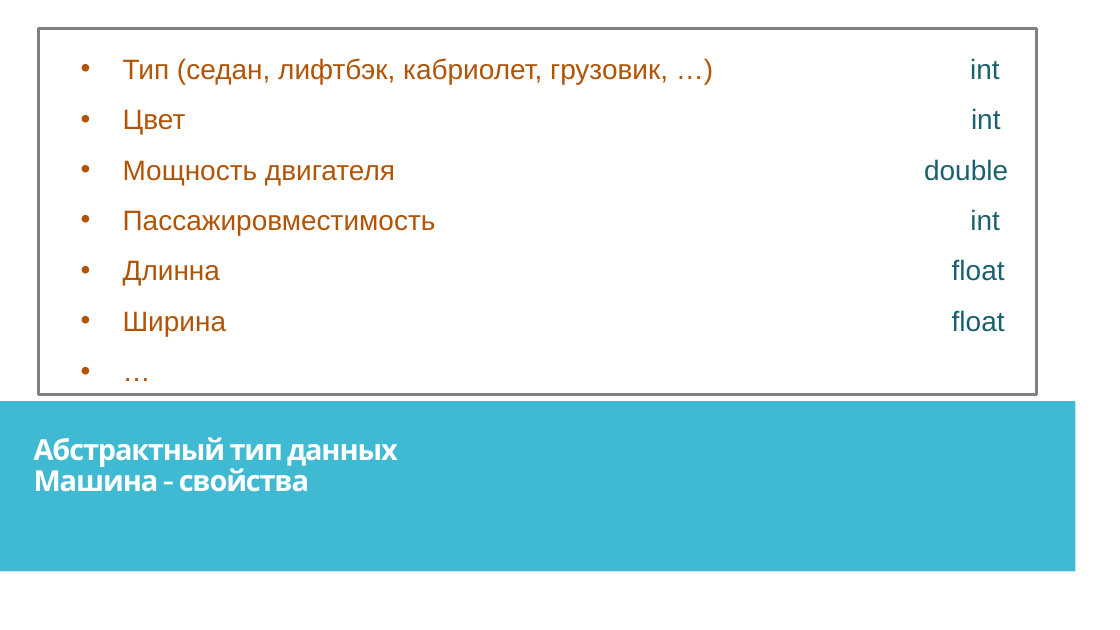
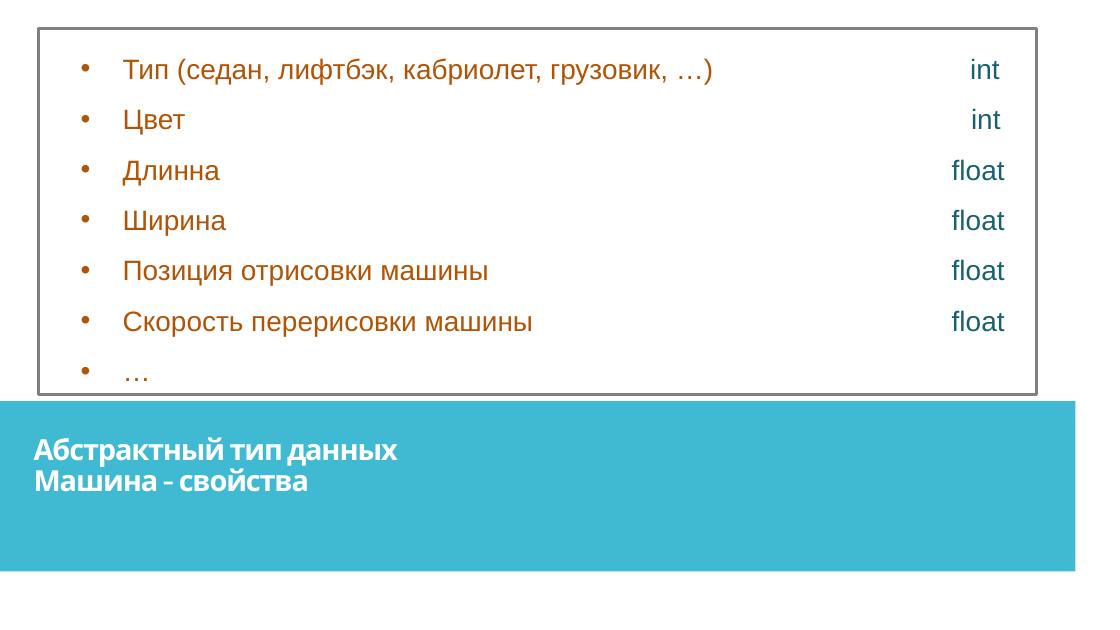
Before and after one commit to IriEfremova/LessonsCube, a slide deck: slide 3 of Samsung/Lesson10/OOP.pptx. Drawn at 1120x630 pixels with LibreOffice and Linux fonts; fonts in the diff are those of the drawing. Boxes give left, top, right and bottom in pixels: in the first picture for what was removed or moved away, otherwise in the second. Text is boxed around its words. In the diff, an @@ line names an element or a change of style, - is before the commit and + after.

```diff
--- a/Samsung/Lesson10/OOP.pptx
+++ b/Samsung/Lesson10/OOP.pptx
@@ text at [123,160,1000,235]: paragraphs removed @@
-• Мощность двигателя double
-• Пассажировместимость int
@@ text at [123,259,1005,336]: paragraphs added @@
+• Позиция отрисовки машины float
+• Скорость перерисовки машины float
```
Also in this commit, not shown: 2 other slides changed, 6 slides added, 9 slides removed, 1 other file.
